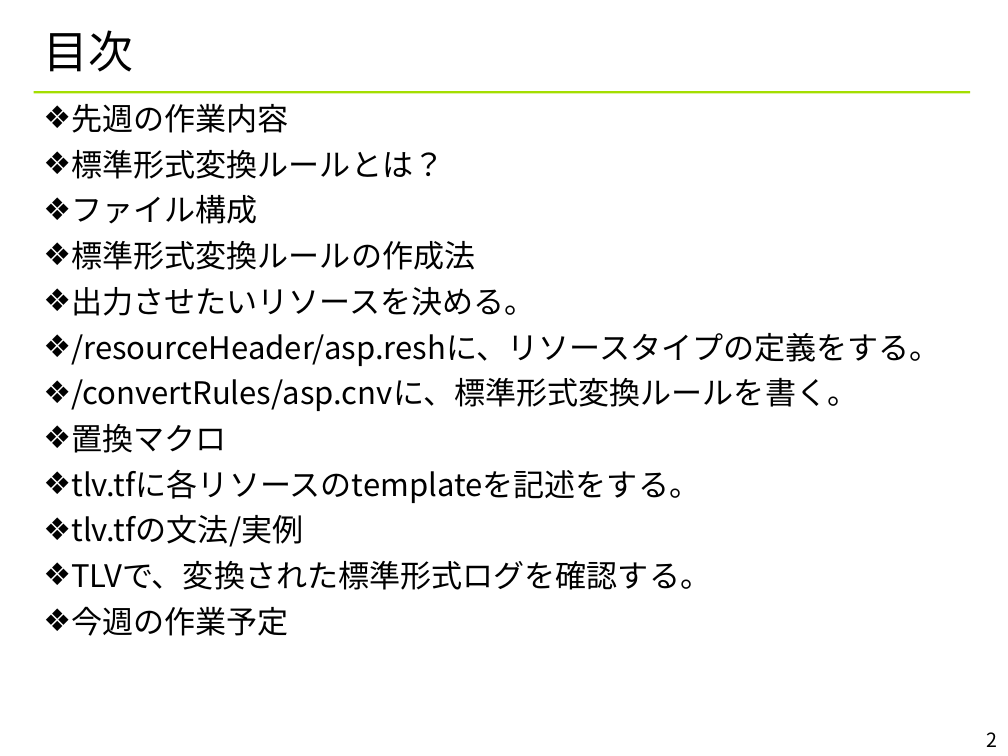
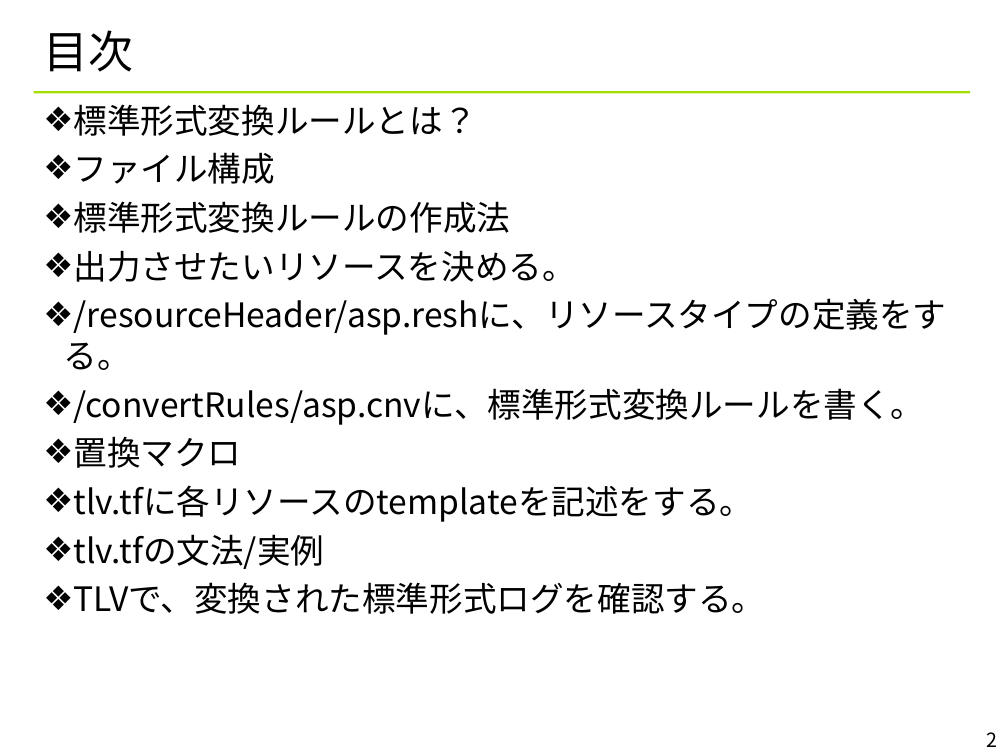
Before and after one commit to YixiaoLi/tlv4mc, a slide deck: slide 2 of doc/TLV_convert_rules.ppt. Drawn at 1008x756 pixels with LibreOffice and Linux fonts; fonts in the diff are those of the drawing; background and template pictures are left out. Boxes give left, top, right and bottom in pixels: in the first picture for what was removed or moved away, otherwise in the second. Text is boxed around its words. In the diff, an @@ line names an element or a change of style, - is before the commit and + after.

Commit message:
PDF版のマニュアルを追加

```diff
--- a/doc/TLV_convert_rules.ppt
+++ b/doc/TLV_convert_rules.ppt
@@ text "標準形式変換ルールとは？" at (x1=63, y1=104, x2=947, y2=614): size 22.2 to 24 pt @@
@@ text at (x1=71, y1=104, x2=289, y2=133): paragraph removed @@
-❖ 先週の作業内容
@@ text at (x1=71, y1=606, x2=289, y2=636): paragraph removed @@
-❖ 今週の作業予定
```
Also in this commit, not shown: 2 other slides changed, 2 slides removed, 5 other files.
